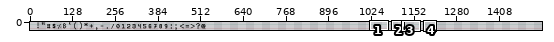
Pixel-art file: assets/simplefont.aseprite. Above, an overview of the earlier version with the close-up marked.
Close-up. Before:
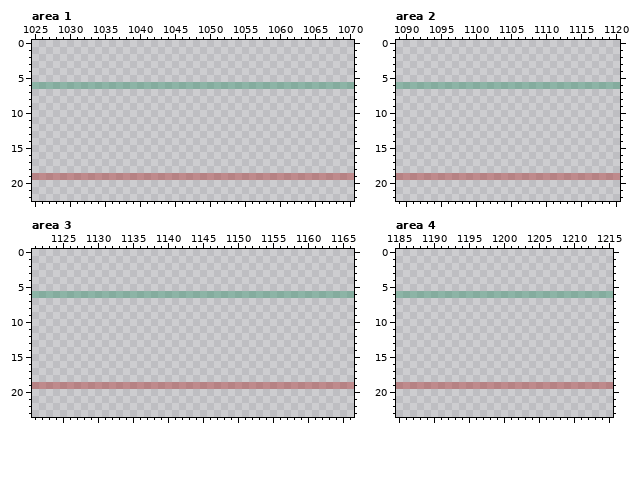
1536x24 pixels, 1 frame. Shown: area 1: x 1025..1070, y 0..22; area 2: x 1089..1120, y 0..22; area 3: x 1121..1166, y 0..23; area 4: x 1185..1215, y 0..23. The commit also changed other parts of the picture, which this record leaves out.
The result:
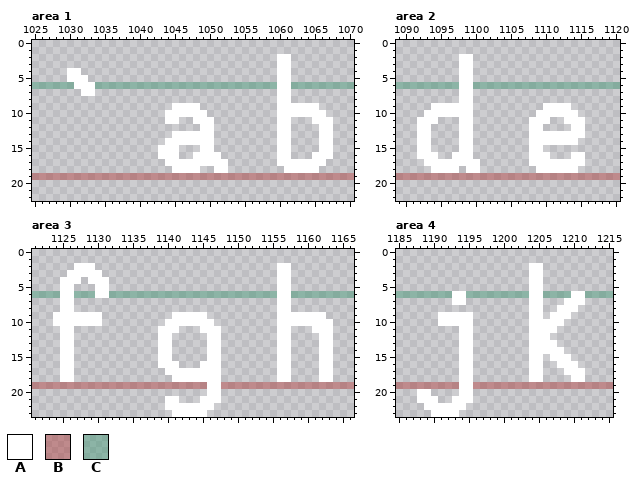
Palette (. is transparent): A #ffffff  B #ac32326e  C #37946e6e
What changed:
Area 1, layer "Layer 2":
y 2..3: x 1060..1061 .. -> AA
y 4: x 1030..1031 .. -> AA; x 1060..1061 .. -> AA
y 5: x 1030..1032 ... -> AAA; x 1060..1061 .. -> AA
y 6: x 1031..1033 CCC -> AAA; x 1060..1061 CC -> AA
y 7: x 1032..1033 .. -> AA; x 1060..1061 .. -> AA
y 8: x 1060..1061 .. -> AA
y 9: x 1045..1048 .... -> AAAA; x 1060..1065 ...... -> AAAAAA
y 10: x 1044..1049 ...... -> AAAAAA; x 1060..1066 ....... -> AAAAAAA
y 11: x 1044..1045 .. -> AA; x 1048..1050 ... -> AAA; x 1060..1061 .. -> AA; x 1065..1067 ... -> AAA
y 12: x 1049..1050 .. -> AA; x 1060..1061 .. -> AA; x 1066..1067 .. -> AA
y 13: x 1045..1050 ...... -> AAAAAA; x 1060..1061 .. -> AA; x 1066..1067 .. -> AA
y 14: x 1044..1050 ....... -> AAAAAAA; x 1060..1061 .. -> AA; x 1066..1067 .. -> AA
y 15: x 1043..1045 ... -> AAA; x 1049..1050 .. -> AA; x 1060..1061 .. -> AA; x 1066..1067 .. -> AA
y 16: x 1043..1045 ... -> AAA; x 1048..1051 .... -> AAAA; x 1060..1061 .. -> AA; x 1065..1067 ... -> AAA
y 17: x 1044..1052 ......... -> AAAAAAAAA; x 1060..1066 ....... -> AAAAAAA
y 18: x 1045..1048 .... -> AAAA; x 1051..1052 .. -> AA; x 1061..1065 ..... -> AAAAA
Area 2, layer "Layer 2":
y 2..5: x 1098..1099 .. -> AA
y 6: x 1098..1099 CC -> AA
y 7..8: x 1098..1099 .. -> AA
y 9: x 1094..1099 ...... -> AAAAAA; x 1110..1113 .... -> AAAA
y 10: x 1093..1099 ....... -> AAAAAAA; x 1109..1114 ...... -> AAAAAA
y 11: x 1092..1094 ... -> AAA; x 1098..1099 .. -> AA; x 1108..1110 ... -> AAA; x 1113..1115 ... -> AAA
y 12: x 1092..1093 .. -> AA; x 1098..1099 .. -> AA; x 1108..1109 .. -> AA; x 1114..1115 .. -> AA
y 13: x 1092..1093 .. -> AA; x 1098..1099 .. -> AA; x 1108..1115 ........ -> AAAAAAAA
y 14: x 1092..1093 .. -> AA; x 1098..1099 .. -> AA; x 1108..1114 ....... -> AAAAAAA
y 15: x 1092..1093 .. -> AA; x 1098..1099 .. -> AA; x 1108..1109 .. -> AA
y 16: x 1092..1094 ... -> AAA; x 1097..1099 ... -> AAA; x 1108..1110 ... -> AAA; x 1114..1115 .. -> AA
y 17: x 1093..1100 ........ -> AAAAAAAA; x 1108..1115 ........ -> AAAAAAAA
y 18: x 1094..1097 .... -> AAAA; x 1099..1100 .. -> AA; x 1109..1114 ...... -> AAAAAA
Area 3, layer "Layer 2":
y 2: x 1127..1129 ... -> AAA; x 1156..1157 .. -> AA
y 3: x 1126..1130 ..... -> AAAAA; x 1156..1157 .. -> AA
y 4: x 1125..1127 ... -> AAA; x 1129..1131 ... -> AAA; x 1156..1157 .. -> AA
y 5: x 1125..1126 .. -> AA; x 1130..1131 .. -> AA; x 1156..1157 .. -> AA
y 6: x 1125..1126 CC -> AA; x 1130..1131 CC -> AA; x 1156..1157 CC -> AA
y 7..8: x 1125..1126 .. -> AA; x 1156..1157 .. -> AA
y 9: x 1124..1130 ....... -> AAAAAAA; x 1141..1145 ..... -> AAAAA; x 1156..1162 ....... -> AAAAAAA
y 10: x 1124..1130 ....... -> AAAAAAA; x 1140..1146 ....... -> AAAAAAA; x 1156..1163 ........ -> AAAAAAAA
y 11: x 1125..1126 .. -> AA; x 1139..1141 ... -> AAA; x 1145..1147 ... -> AAA; x 1156..1157 .. -> AA; x 1161..1163 ... -> AAA
y 12..15: x 1125..1126 .. -> AA; x 1139..1140 .. -> AA; x 1146..1147 .. -> AA; x 1156..1157 .. -> AA; x 1162..1163 .. -> AA
y 16: x 1125..1126 .. -> AA; x 1139..1141 ... -> AAA; x 1145..1147 ... -> AAA; x 1156..1157 .. -> AA; x 1162..1163 .. -> AA
y 17: x 1125..1126 .. -> AA; x 1140..1147 ........ -> AAAAAAAA; x 1156..1157 .. -> AA; x 1162..1163 .. -> AA
y 18: x 1125..1126 .. -> AA; x 1141..1147 ....... -> AAAAAAA; x 1156..1157 .. -> AA; x 1162..1163 .. -> AA
y 19: x 1146..1147 BB -> AA
y 20: x 1146..1147 .. -> AA
y 21: x 1140..1141 .. -> AA; x 1145..1147 ... -> AAA
y 22: x 1140..1146 ....... -> AAAAAAA
y 23: x 1141..1145 ..... -> AAAAA
Area 4, layer "Layer 2":
y 2..5: x 1204..1205 .. -> AA
y 6: x 1193..1194 CC -> AA; x 1204..1205 CC -> AA; x 1210..1211 CC -> AA
y 7: x 1193..1194 .. -> AA; x 1204..1205 .. -> AA; x 1209..1211 ... -> AAA
y 8: x 1204..1205 .. -> AA; x 1208..1210 ... -> AAA
y 9: x 1191..1195 ..... -> AAAAA; x 1204..1205 .. -> AA; x 1207..1209 ... -> AAA
y 10: x 1191..1195 ..... -> AAAAA; x 1204..1208 ..... -> AAAAA
y 11: x 1194..1195 .. -> AA; x 1204..1207 .... -> AAAA
y 12: x 1194..1195 .. -> AA; x 1204..1206 ... -> AAA
y 13: x 1194..1195 .. -> AA; x 1204..1207 .... -> AAAA
y 14: x 1194..1195 .. -> AA; x 1204..1208 ..... -> AAAAA
y 15: x 1194..1195 .. -> AA; x 1204..1205 .. -> AA; x 1207..1209 ... -> AAA
y 16: x 1194..1195 .. -> AA; x 1204..1205 .. -> AA; x 1208..1210 ... -> AAA
y 17: x 1194..1195 .. -> AA; x 1204..1205 .. -> AA; x 1209..1211 ... -> AAA
y 18: x 1194..1195 .. -> AA; x 1204..1205 .. -> AA; x 1210..1211 .. -> AA
y 19: x 1194..1195 BB -> AA
y 20: x 1188..1189 .. -> AA; x 1194..1195 .. -> AA
y 21: x 1188..1190 ... -> AAA; x 1193..1195 ... -> AAA
y 22: x 1189..1194 ...... -> AAAAAA
y 23: x 1190..1193 .... -> AAAA
